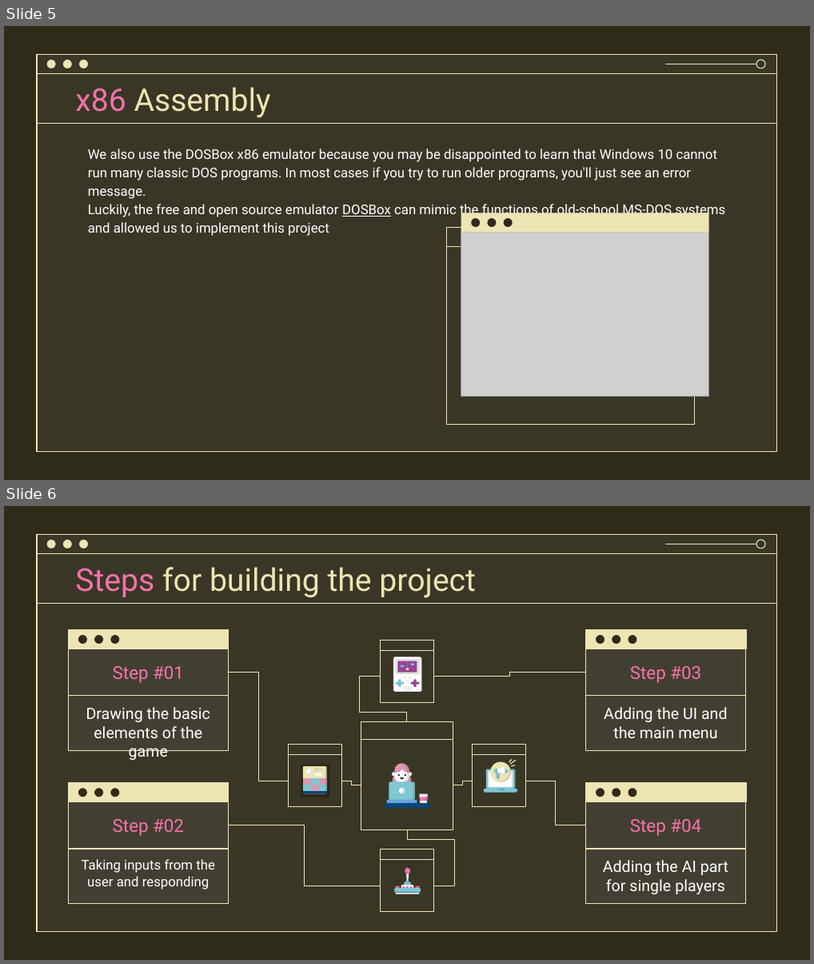
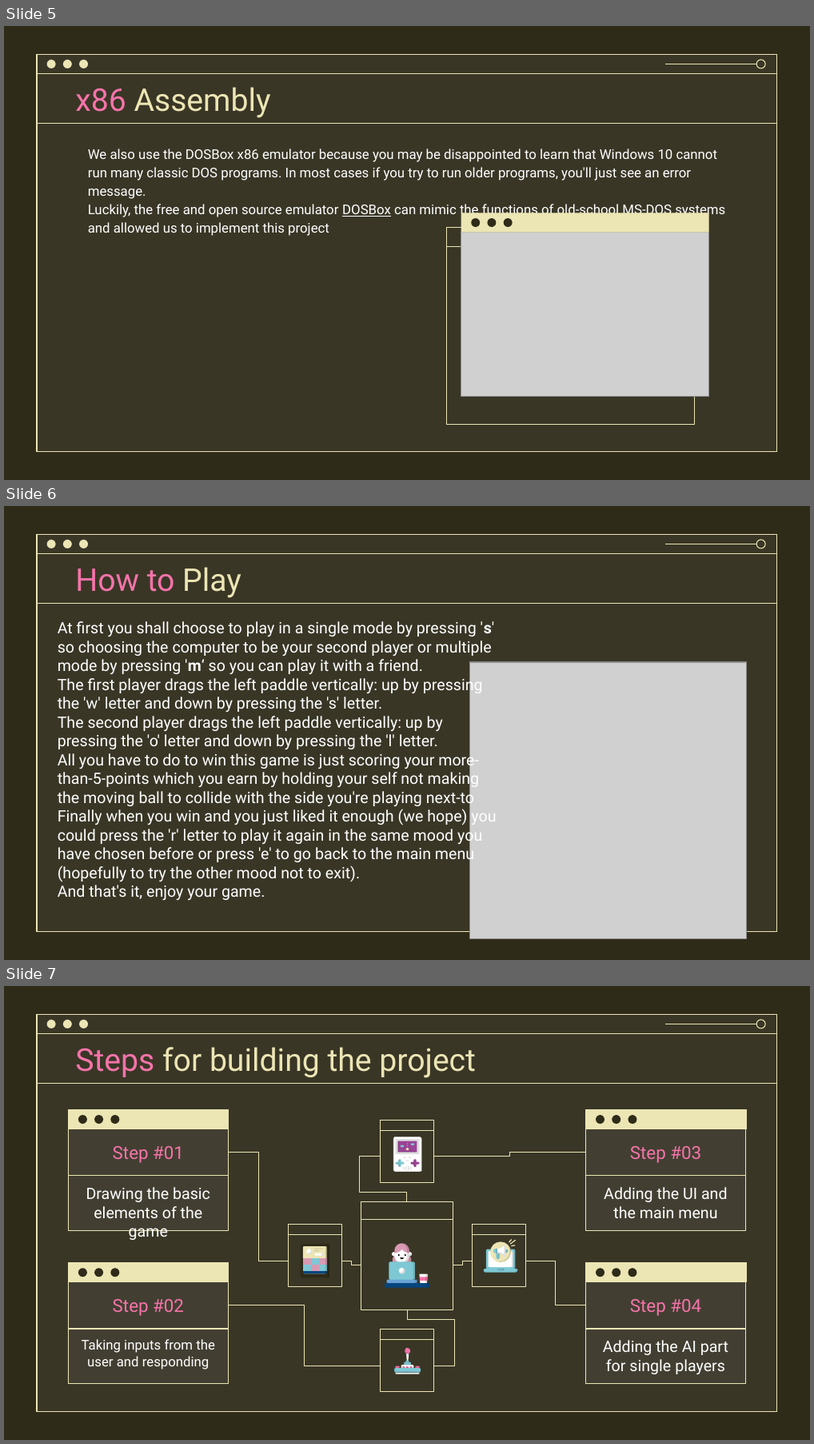
Before and after one commit to Yassmin-gamal/Pong_Game, a slide deck: ping-pong.pptx. Shown one above the other, each under a label of ours: slides 5 and 6 before the commit, slides 5, 6 and 7 after it. The pictures are 814x964 and 814x1444 pixels, drawn with LibreOffice and Linux fonts; fonts in the diff are those of the drawing; grey boxes stand for pictures; background and template pictures are left out. Boxes give left, top, right and bottom in pixels: in the first picture for what was removed or moved away, otherwise in the second. Text is boxed around its words. In the diff, an @@ line names an element or a change of style, - is before the commit and + after.

```diff
--- a/ping-pong.pptx
+++ b/ping-pong.pptx
@@ slide 6 added at [4, 506, 810, 960], background picture (left out); not listed: 9 template elements that a slide beside it also shows @@
@@ text added at [75, 567, 242, 598], 28 pt, text #F673A9 @@
+How to Play
@@ text added at [58, 621, 496, 900], 14 pt, text #FFFFFF @@
+At first you shall choose to play in a single mode by pressing 's' so choosing the computer to be your second player or multiple mode by pressing 'm‘ so you can play it with a friend.
+The first player drags the left paddle vertically: up by pressing the 'w' letter and down by pressing the 's' letter.
+The second player drags the left paddle vertically: up by pressing the 'o' letter and down by pressing the 'l' letter.
+All you have to do to win this game is just scoring your more-than-5-points which you earn by holding your self not making the moving ball to collide with the side you're playing next-to
+Finally when you win and you just liked it enough (we hope) you could press the 'r' letter to play it again in the same mood you have chosen before or press 'e' to go back to the main menu (hopefully to try the other mood not to exit).
+And that's it, enjoy your game.
@@ picture added at [470, 662, 746, 938] @@
@@ what was slide 6 is now slide 7 @@
```
Also in this commit, not shown: 1 slide changed.
